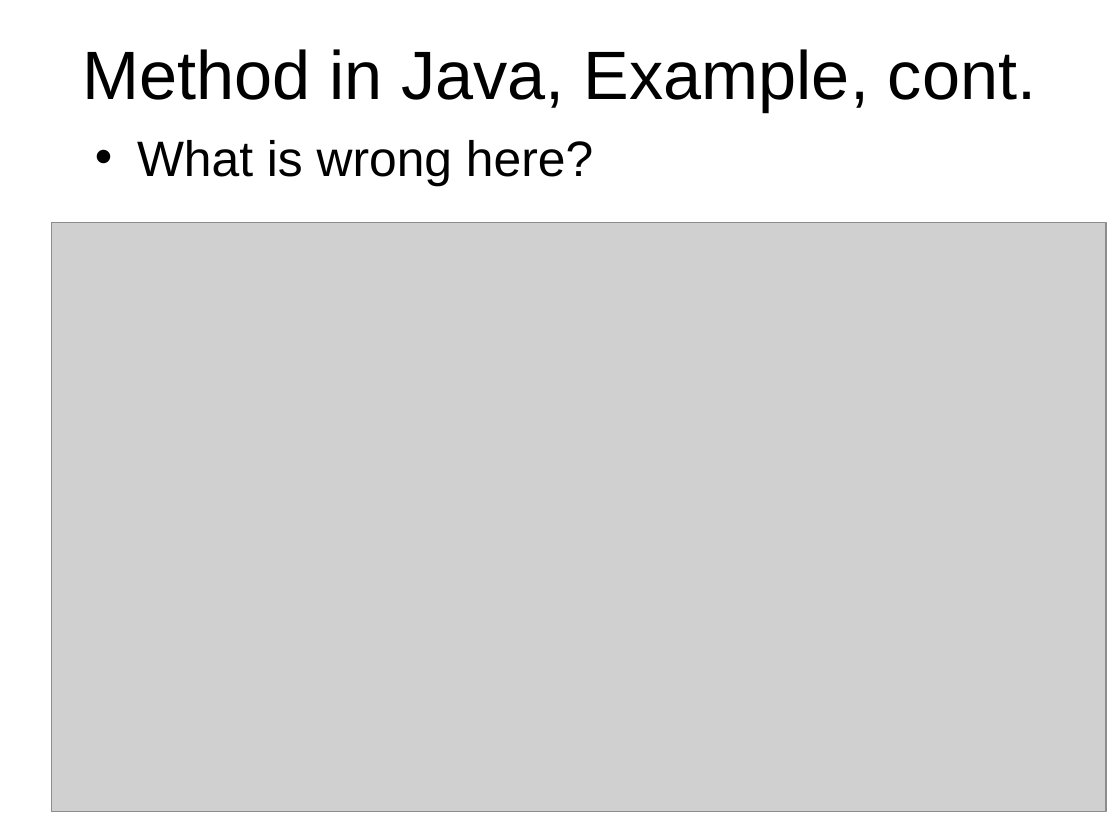
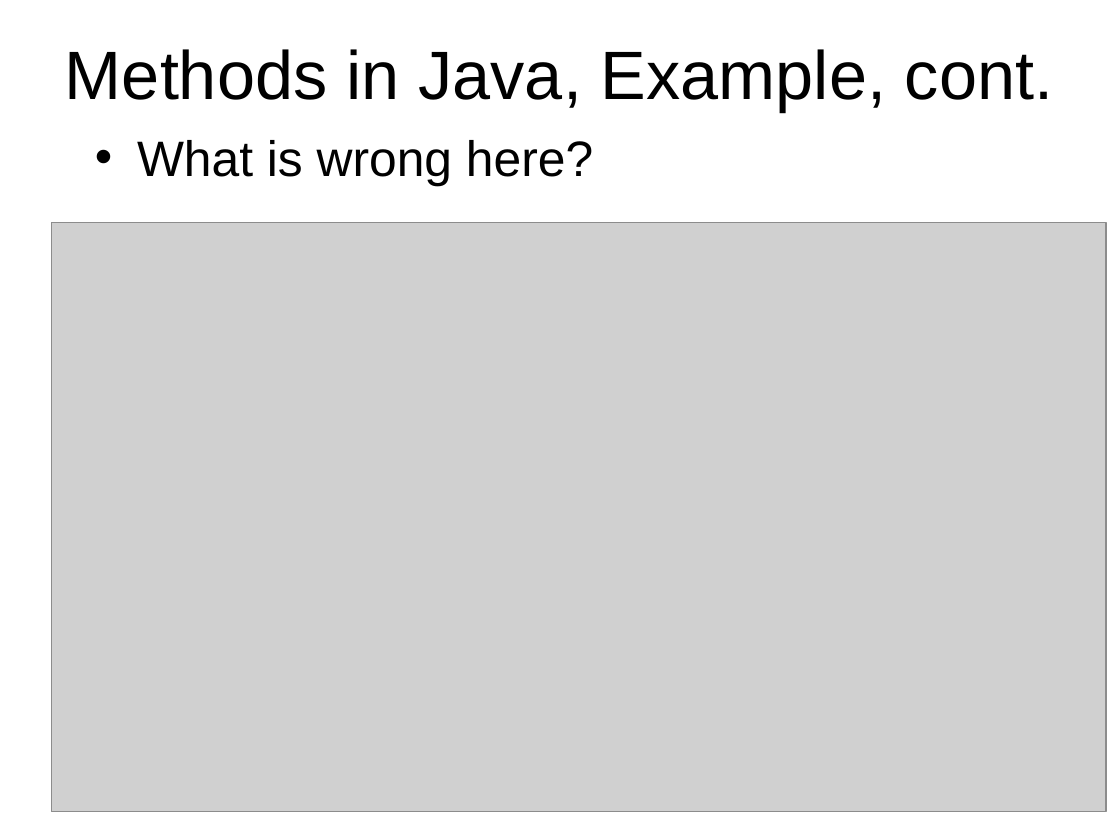
Before and after one commit to octaviordz/zjnu2017.github.io, a slide deck: slide 14 of OOP/lectures/030--Classes.and.Objects.ppt. Drawn at 1120x840 pixels with LibreOffice and Linux fonts; fonts in the diff are those of the drawing; grey boxes stand for pictures. Boxes give left, top, right and bottom in pixels: in the first picture for what was removed or moved away, otherwise in the second. Text is boxed around its words. In the diff, an @@ line names an element or a change of style, - is before the commit and + after.

```diff
--- a/OOP/lectures/030--Classes.and.Objects.ppt
+++ b/OOP/lectures/030--Classes.and.Objects.ppt
@@ title at [65, 49, 1053, 111]: text changed @@
-Method in Java, Example, cont.
+Methods in Java, Example, cont.
```
Also in this commit, not shown: 10 other slides changed, 1 other file.
